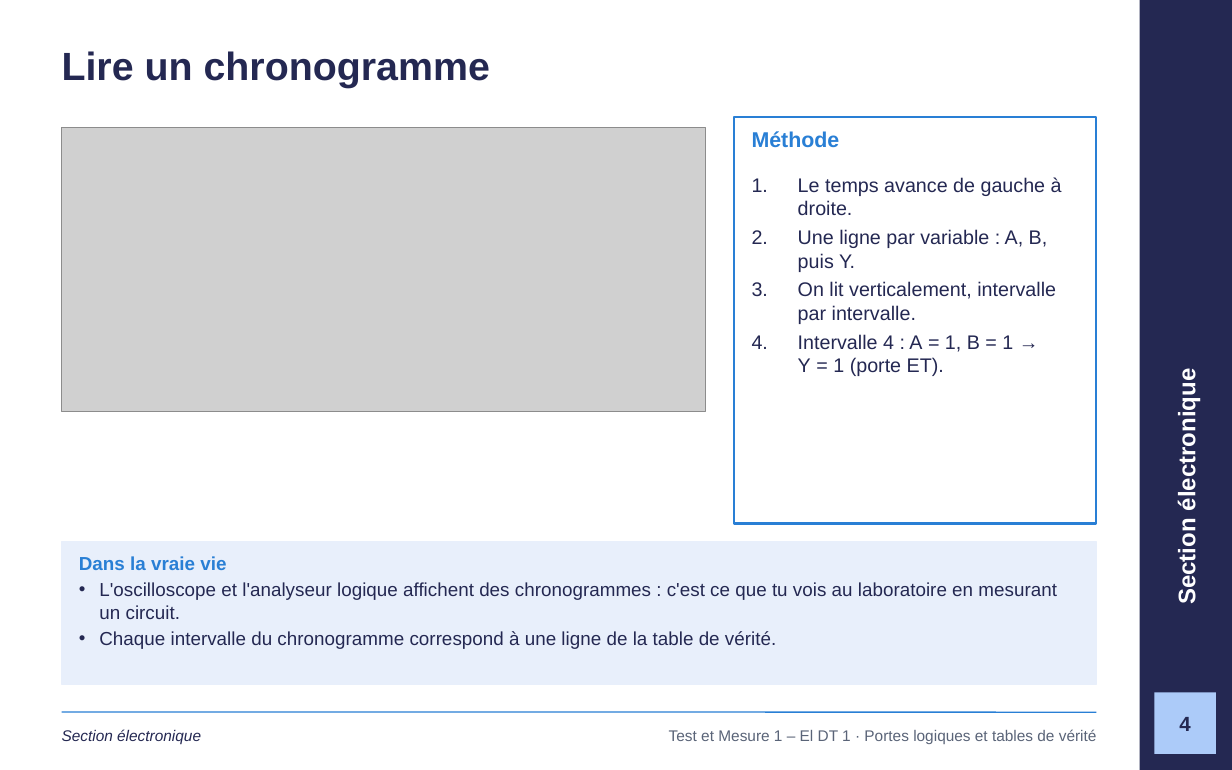
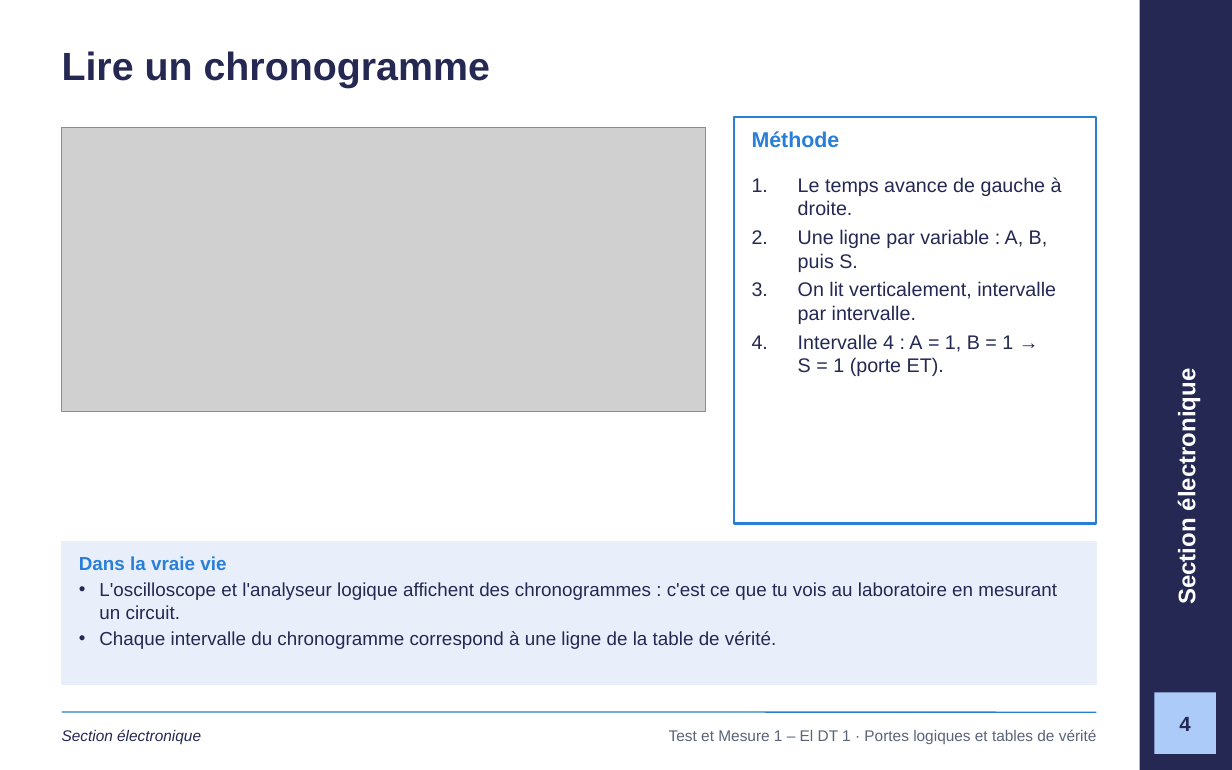
Before and after one commit to GlemoineETML/cours-etml, a slide deck: slide 4 of reference/tm1/semaine-1/120 Portes logiques et tables de vérité.pptx. Drawn at 1232x770 pixels with LibreOffice and Linux fonts; fonts in the diff are those of the drawing; grey boxes stand for pictures; background and template pictures are left out. Boxes give left, top, right and bottom in pixels: in the first picture for what was removed or moved away, otherwise in the second. Text is boxed around its words. In the diff, an @@ line names an element or a change of style, - is before the commit and + after.

```diff
--- a/reference/tm1/semaine-1/120 Portes logiques et tables de vérité.pptx
+++ b/reference/tm1/semaine-1/120 Portes logiques et tables de vérité.pptx
@@ text at (798, 229, 1048, 272): text changed @@
-2. Une ligne par variable : A, B, puis Y.
+2. Une ligne par variable : A, B, puis S.
@@ text at (798, 334, 1013, 376): text changed @@
-4. Intervalle 4 : A = 1, B = 1 → Y = 1 (porte ET).
+4. Intervalle 4 : A = 1, B = 1 → S = 1 (porte ET).
```
Also in this commit, not shown: 16 other slides changed, 1 slide added, 24 other files.
